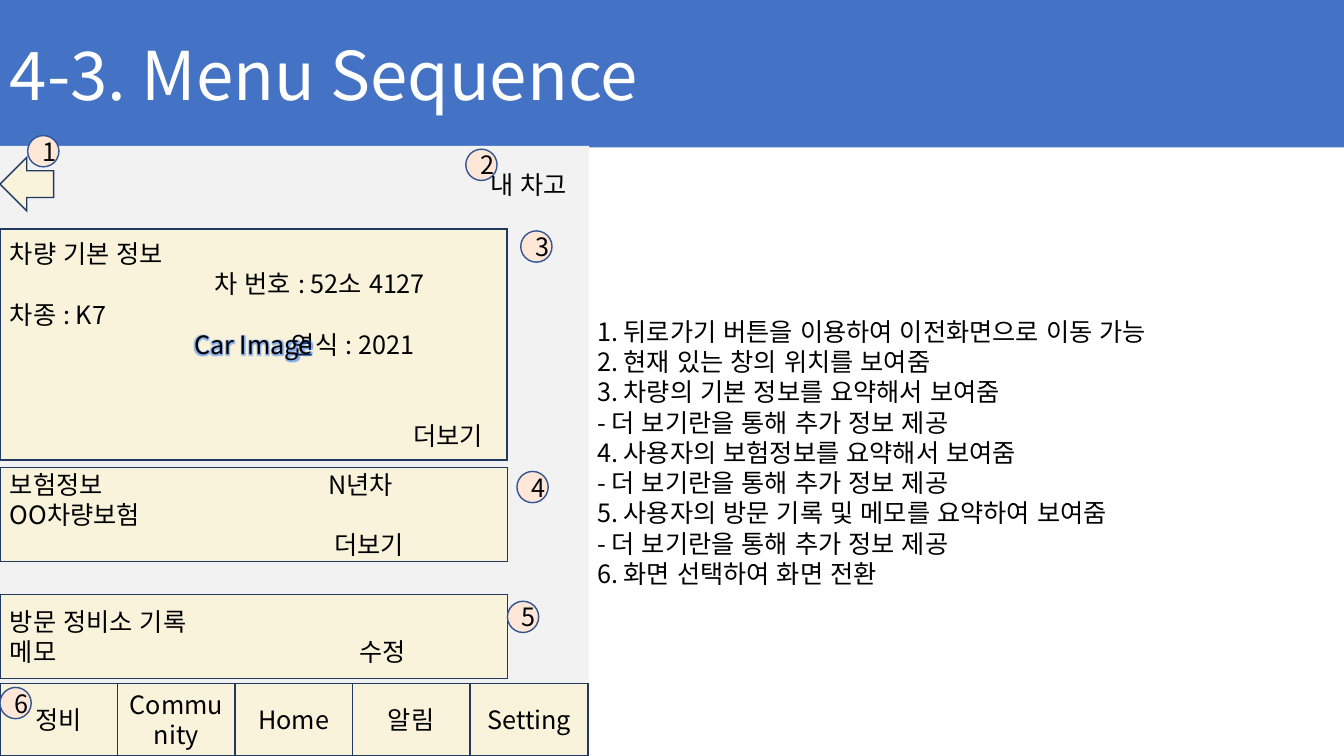
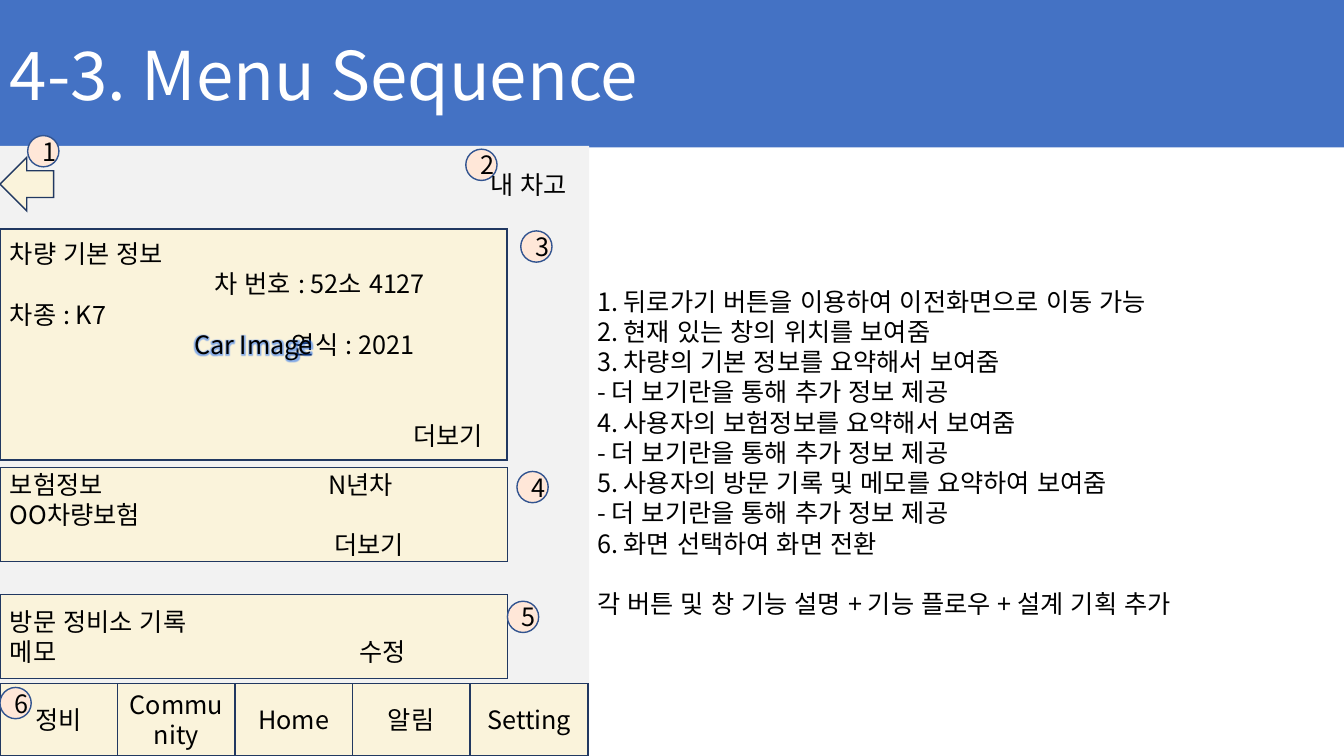
Before and after one commit to ChaeSung-Lee/DJ_InternShip, a slide deck: slide 44 of 2021_Summer/jp.hong/Project_BnC_jph.pptx (slide 42 before the commit). Drawn at 1344x756 pixels with LibreOffice and Linux fonts; fonts in the diff are those of the drawing. Boxes give left, top, right and bottom in pixels: in the first picture for what was removed or moved away, otherwise in the second. Text is boxed around its words. In the diff, an @@ line names an element or a change of style, - is before the commit and + after.

```diff
--- a/2021_Summer/jp.hong/Project_BnC_jph.pptx
+++ b/2021_Summer/jp.hong/Project_BnC_jph.pptx
@@ text at box(597, 592, 1170, 615): paragraph added @@
+각 버튼 및 창 기능 설명 + 기능 플로우 + 설계 기획 추가
```
Also in this commit, not shown: 1 other slide changed, 7 slides added.
